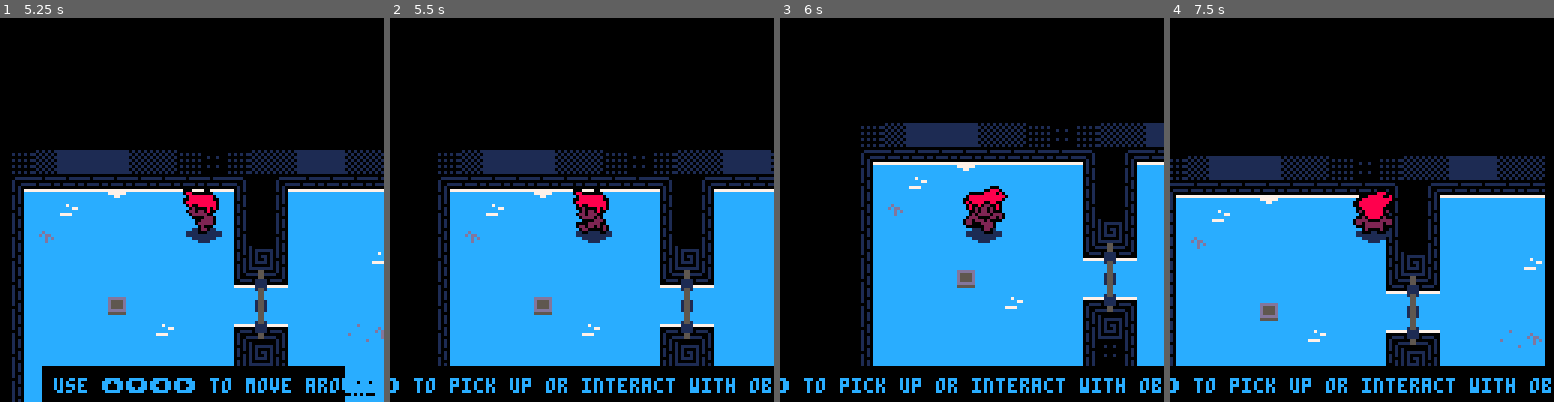
Above: before the commit, frames 1-4 (left to right).
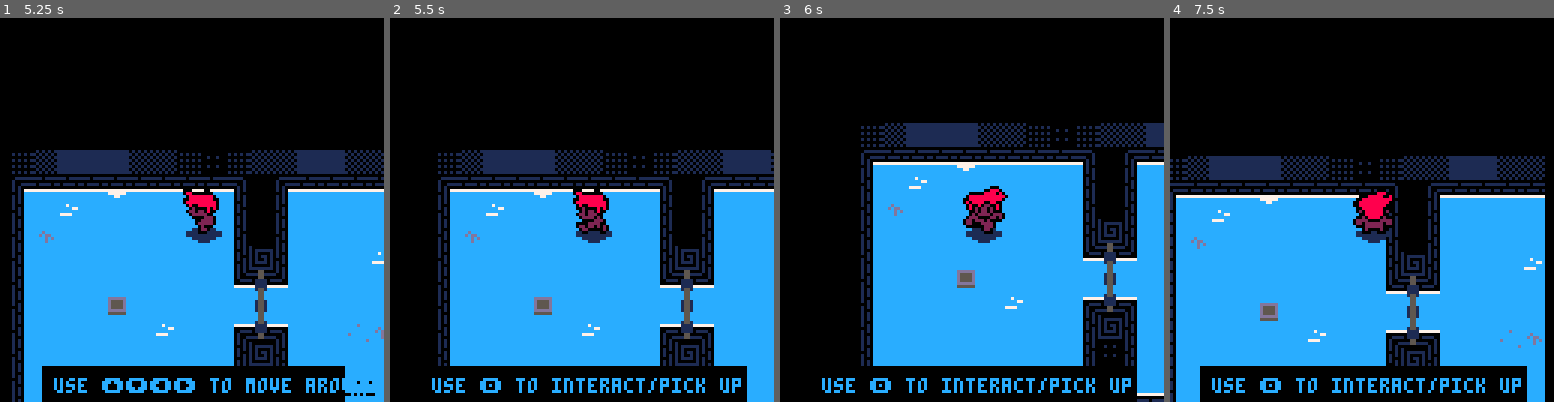
Above: after the commit, the same moments.

Repository: Kiyotoko/gamejam
Game: PICO-8 cartridge game.p8
Two runs of this game, one before a commit and one after it. Both use one fixed random seed, a clock stepped at 60 frames per second and the inputs below.
Inputs:
- Up to frame 1 (5.25 s): tap X (X key) at 0.33, 1.07, 1.85, 2.97, 4.08, 5.2 s; tap O (Z key) at 0.7, 1.7, 2.1, 2.5, 2.9, 3.3, 3.7, 4.1, 4.5, 4.9 s; hold Right 1.6-2.1 s; hold Up 2.15-2.42 s; hold Right 2.47-3.03 s; hold Left 3.08-3.58 s; hold Down 3.63-3.97 s; hold Right 4.02-4.68 s; hold Up 4.73-5.03 s; hold Left from 5.08 s (still down)
- Up to frame 2 (5.5 s): keep holding Left; tap O (Z key) at 5.3 s
- Up to frame 3 (6 s): release Left at 5.68 s; tap O (Z key) at 5.7 s; hold Down from 5.73 s (still down)
- Up to frame 4 (7.5 s): release Down at 6.03 s; hold Right 6.08-6.58 s; tap O (Z key) every 0.4 s from 6.1 to 7.3 s; tap X (X key) at 6.32, 7.43 s; hold Right 6.63-7.13 s; hold Up 7.18-7.45 s

Frame 1 is identical in both runs. In frame 2, 2.2% of the frame differs, in the area x 0-100%, y 90-100%; in frame 3, 2.1%; in frame 4, 2.6%.

Commit message:
shorter message !

Diff:
--- a/main.lua
+++ b/main.lua
@@ -37,7 +37,7 @@
 function _init()
   info("escape the dungeon")
   info("use ⬆️⬇️⬅️➡️ to move around")
-  info("use 🅾️ to pick up or interact with objects ")
+  info("use 🅾️ to interact/pick up")
   info("use ❎ to drop items")
 end
 
